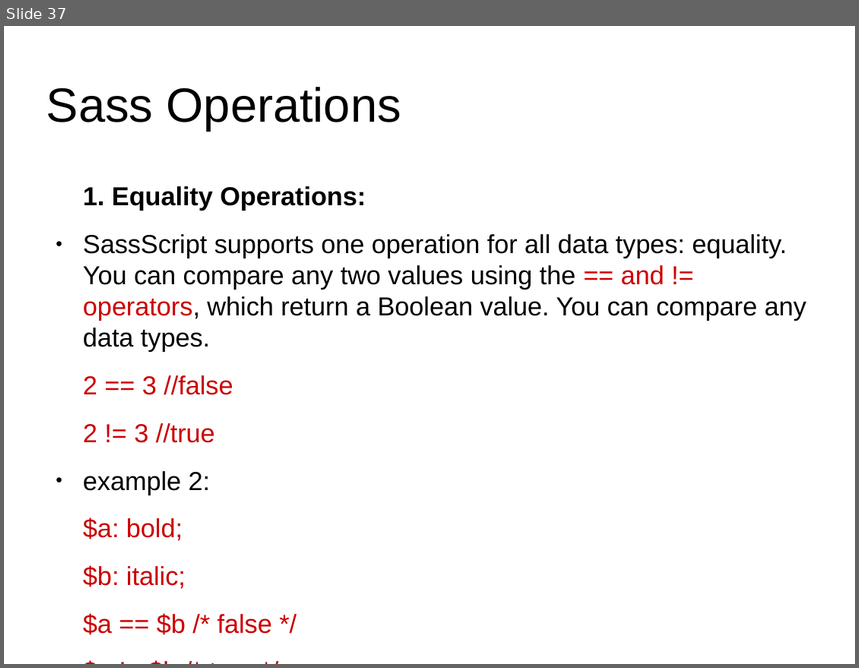
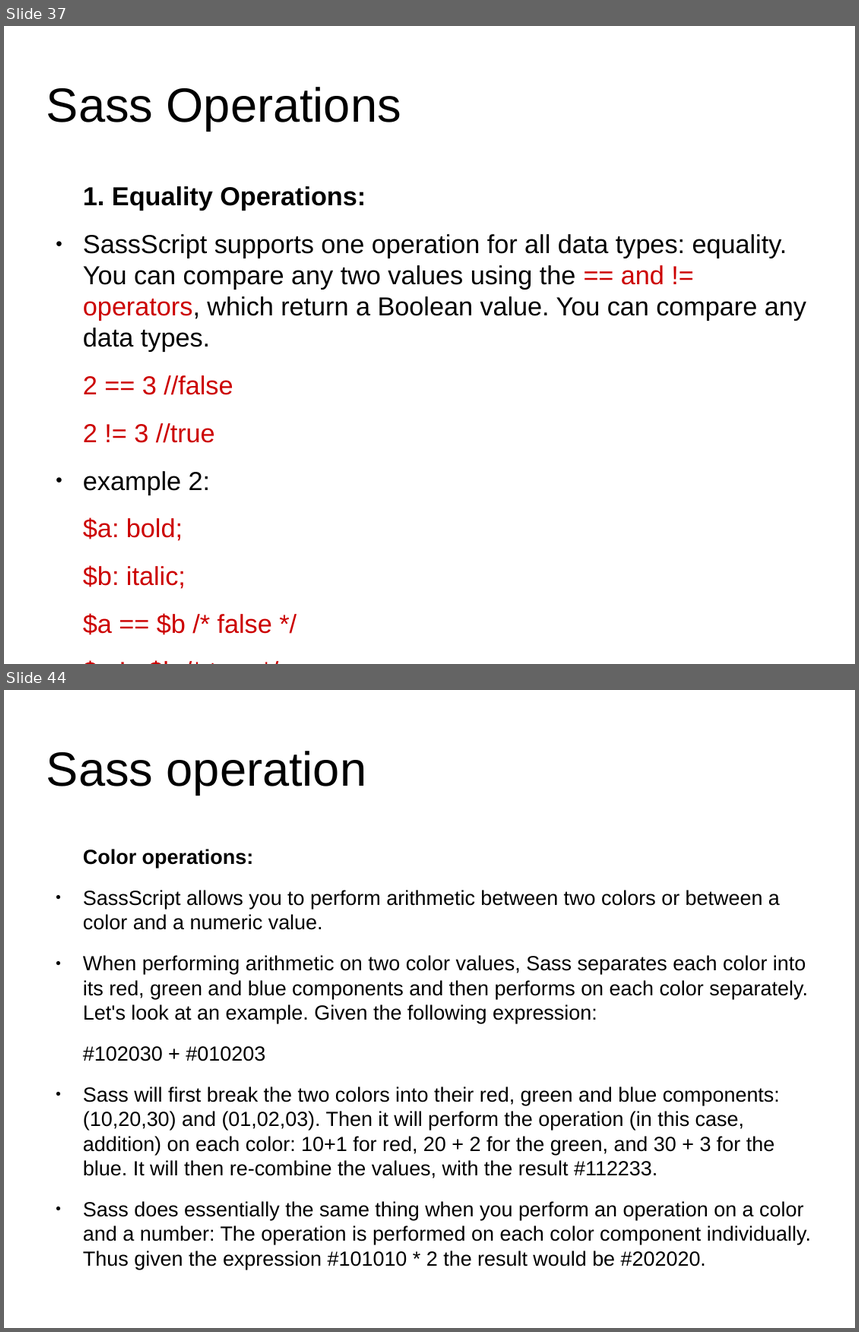
Before and after one commit to anumsh/SASS-Basics, a slide deck: SASS_basics.odp. Shown one above the other, each under a label of ours: slide 37 before the commit, slides 37 and 44 after it; the slides between them are not shown. The pictures are 859x668 and 859x1332 pixels, drawn with LibreOffice and Linux fonts; fonts in the diff are those of the drawing; background and template pictures are left out. Boxes give left, top, right and bottom in pixels: in the first picture for what was removed or moved away, otherwise in the second. Text is boxed around its words. In the diff, an @@ line names an element or a change of style, - is before the commit and + after.

Commit message:
feat: Sass Operations - string,color,comparison

```diff
--- a/SASS_basics.odp
+++ b/SASS_basics.odp
@@ slide 44 added at [4, 690, 855, 1328], background #FFFFFF @@
@@ title added at [47, 751, 367, 795], 44.8 pt, text #000000 @@
+Sass operation
@@ text added at [83, 849, 811, 1270], 19.1 pt, text #000000 @@
+Color operations:
+● SassScript allows you to perform arithmetic between two colors or between a color and a numeric value.
+● When performing arithmetic on two color values, Sass separates each color into its red, green and blue components and then performs on each color separately. Let's look at an example. Given the following expression:
+#102030 + #010203
+● Sass will first break the two colors into their red, green and blue components: (10,20,30) and (01,02,03). Then it will perform the operation (in this case, addition) on each color: 10+1 for red, 20 + 2 for the green, and 30 + 3 for the blue. It will then re-combine the values, with the result #112233.
+● Sass does essentially the same thing when you perform an operation on a color and a number: The operation is performed on each color component individually. Thus given the expression #101010 * 2 the result would be #202020.
```
Also in this commit, not shown: 1 slide changed, 5 other slides added.
